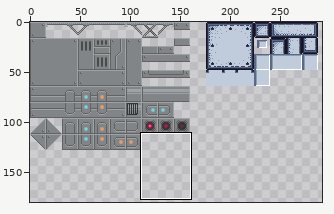
Pixel-art file, stored at game/Assets/Terrain/Tiles/PlatformTiles_V2.aseprite. Above: a wide view before the commit, with the close-up outlined.
Close-up. The starting point:
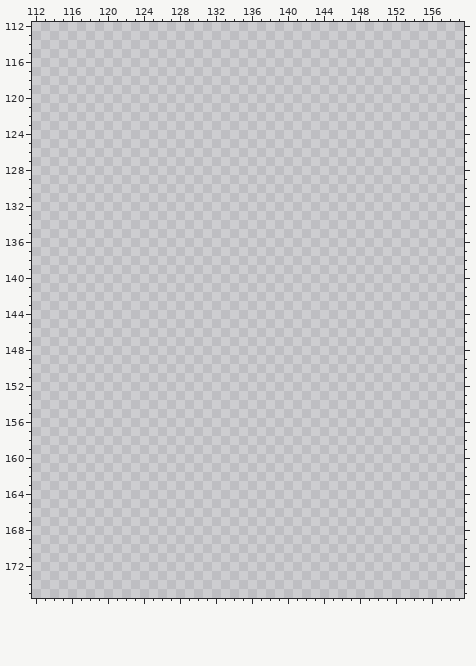
512x512 pixels, 1 frame. Shown: x 112..159, y 112..175. The wide view leaves out empty margins.
The same view after the edit:
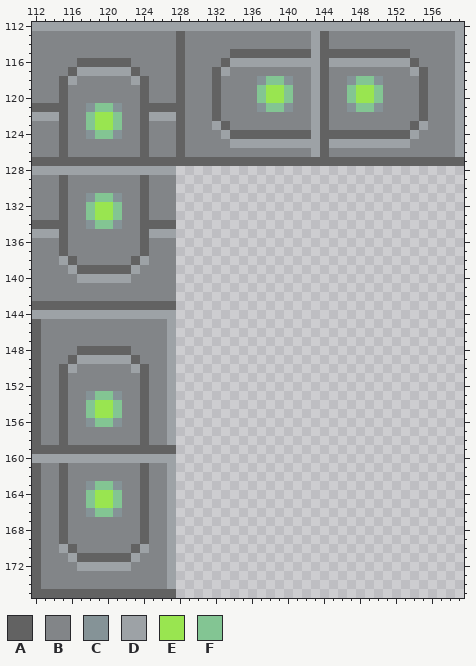
Palette (. is transparent): A #626262  B #828588  C #859397  D #9da2a6  E #99e550  F #83c593
Edits made:
Changed rows in their new state; - is an unchanged pixel.
first column x 112:
112 DDDDDDDDDDDDDDDDDDDDDDDDDDDDDDDDDDDDDDDDDDDDDDDD
113 BBBBBBBBBBBBBBBBABBBBBBBBBBBBBBDABBBBBBBBBBBBBBD
114 BBBBBBBBBBBBBBBBABBBBBBBBBBBBBBDABBBBBBBBBBBBBBD
115 BBBBBBBBBBBBBBBBABBBBBAAAAAAAAADAAAAAAAAAABBBBBD
116 BBBBBAAAAAABBBBBABBBBADDDDDDDDDDADDDDDDDDDABBBBD
117 BBBBADDDDDDABBBBABBBADBBBBBBBBBDABBBBBBBBBDABBBD
118 BBBADBBBBBBDABBBABBBABBBBCFFCBBDABBCFFCBBBBABBBD
119 BBBABBBBBBBBABBBABBBABBBBFEEFBBDABBFEEFBBBBABBBD
120 BBBABBBBBBBBABBBABBBABBBBFEEFBBDABBFEEFBBBBABBBD
121 AAAABBCFFCBBAAAAABBBABBBBCFFCBBDABBCFFCBBBBABBBD
122 DDDABBFEEFBBADDDABBBABBBBBBBBBBDABBBBBBBBBBABBBD
123 BBBABBFEEFBBABBBABBBDABBBBBBBBBDABBBBBBBBBADBBBD
124 BBBABBCFFCBBABBBABBBBDAAAAAAAAADAAAAAAAAAADBBBBD
125 BBBABBBBBBBBABBBABBBBBDDDDDDDDDDADDDDDDDDDBBBBBD
126 BBBABBBBBBBBABBBABBBBBBBBBBBBBBDABBBBBBBBBBBBBBD
127 AAAAAAAAAAAAAAAAAAAAAAAAAAAAAAAAAAAAAAAAAAAAAAAA
128 DDDDDDDDDDDDDDDD--------------------------------
129 BBBABBBBBBBBABBB--------------------------------
130 BBBABBBBBBBBABBB--------------------------------
131 BBBABBCFFCBBABBB--------------------------------
132 BBBABBFEEFBBABBB--------------------------------
133 BBBABBFEEFBBABBB--------------------------------
134 AAAABBCFFCBBAAAA--------------------------------
135 DDDABBBBBBBBADDD--------------------------------
136 BBBABBBBBBBBABBB--------------------------------
137 BBBABBBBBBBBABBB--------------------------------
138 BBBDABBBBBBADBBB--------------------------------
139 BBBBDAAAAAADBBBB--------------------------------
140 BBBBBDDDDDDBBBBB--------------------------------
141 BBBBBBBBBBBBBBBB--------------------------------
142 BBBBBBBBBBBBBBBB--------------------------------
143 AAAAAAAAAAAAAAAA--------------------------------
144 DDDDDDDDDDDDDDDD--------------------------------
145 ABBBBBBBBBBBBBBD--------------------------------
146 ABBBBBBBBBBBBBBD--------------------------------
147 ABBBBBBBBBBBBBBD--------------------------------
148 ABBBBAAAAAABBBBD--------------------------------
149 ABBBADDDDDDABBBD--------------------------------
150 ABBADBBBBBBDABBD--------------------------------
151 ABBABBBBBBBBABBD--------------------------------
152 ABBABBBBBBBBABBD--------------------------------
153 ABBABBCFFCBBABBD--------------------------------
154 ABBABBFEEFBBABBD--------------------------------
155 ABBABBFEEFBBABBD--------------------------------
156 ABBABBCFFCBBABBD--------------------------------
157 ABBABBBBBBBBABBD--------------------------------
158 ABBABBBBBBBBABBD--------------------------------
159 AAAAAAAAAAAAAAAA--------------------------------
160 DDDDDDDDDDDDDDDD--------------------------------
161 ABBABBBBBBBBABBD--------------------------------
162 ABBABBBBBBBBABBD--------------------------------
163 ABBABBCFFCBBABBD--------------------------------
164 ABBABBFEEFBBABBD--------------------------------
165 ABBABBFEEFBBABBD--------------------------------
166 ABBABBCFFCBBABBD--------------------------------
167 ABBABBBBBBBBABBD--------------------------------
168 ABBABBBBBBBBABBD--------------------------------
169 ABBABBBBBBBBABBD--------------------------------
170 ABBDABBBBBBADBBD--------------------------------
171 ABBBDAAAAAADBBBD--------------------------------
172 ABBBBDDDDDDBBBBD--------------------------------
173 ABBBBBBBBBBBBBBD--------------------------------
174 ABBBBBBBBBBBBBBD--------------------------------
175 AAAAAAAAAAAAAAAA--------------------------------
Pixel boxes of the changes (left, top, right, bottom) in both close-ups:
added: (32, 22, 464, 598)
